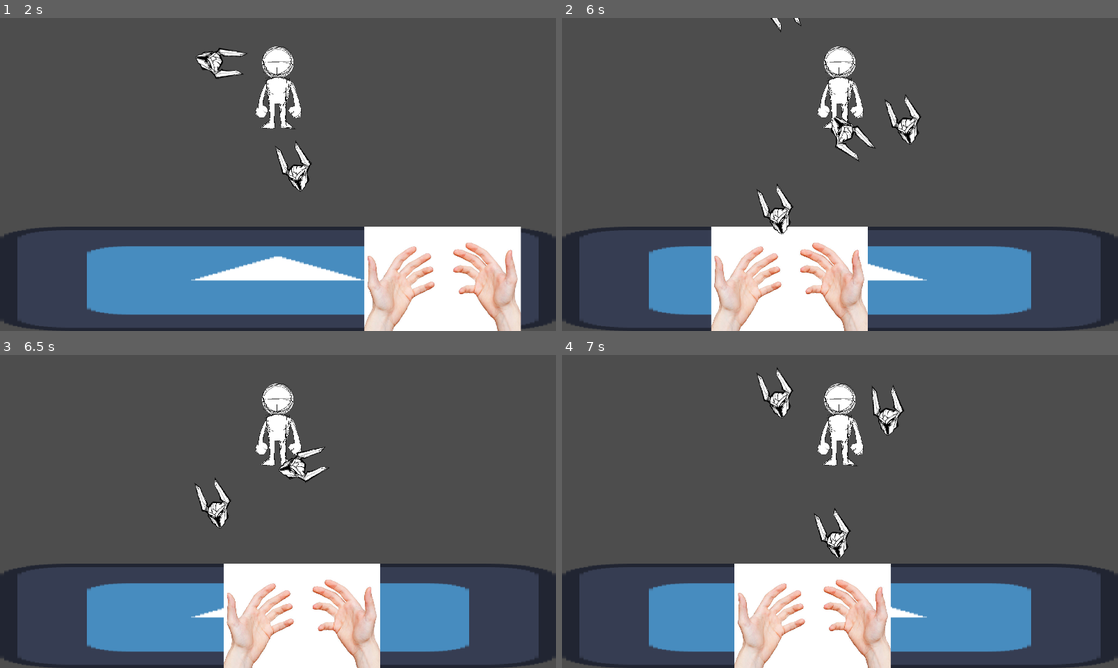
Above: before the commit, frames 1-4 (two rows, left to right).
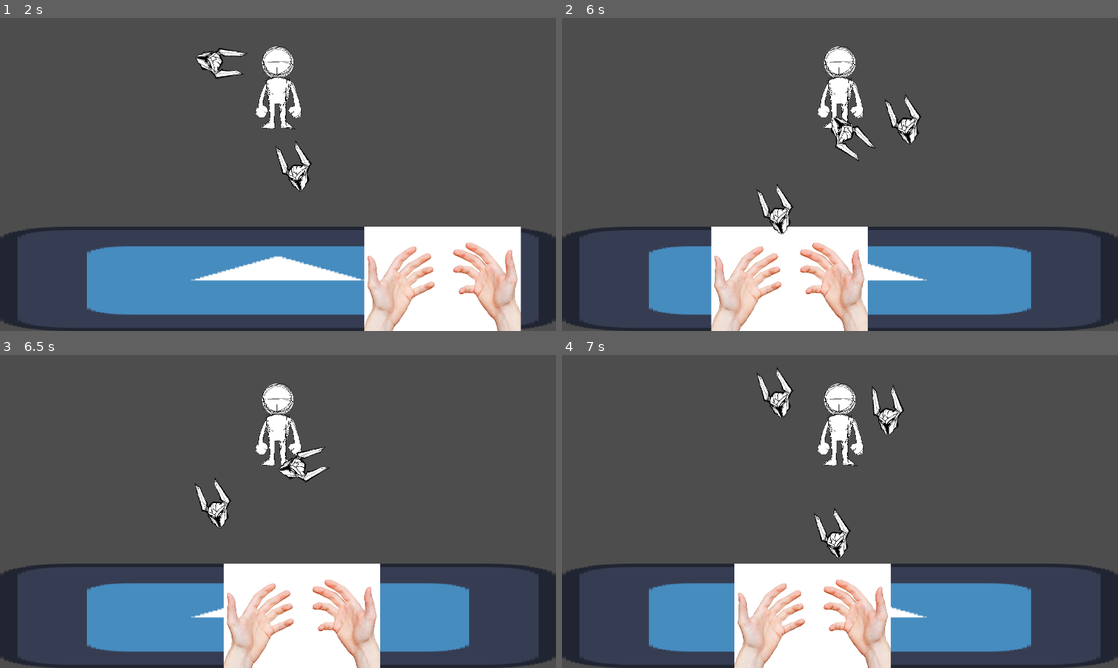
Above: after the commit, the same moments.

Repository: it64070101/funky-flask-flinging
Game: Godot game, scene res://nodes/test_scene.tscn
Two runs of this game, one before a commit and one after it. Both use one fixed random seed, a clock stepped at 60 frames per second and the inputs below. The engine's default icon, where the game draws it, is replaced by a stand-in: a white triangle on a blue panel in a dark square.
Inputs (mouse positions are in pixels of both pictures, inside the frame that each line leads up to):
- Up to frame 1 (2 s): tap Enter at 0.5 s; move the mouse to (250, 237) at 0.52 s; hold Right (ui_right) from 0.53 s (still down); click (250, 237) at 0.67 s; move the mouse to (444, 221) at 1.27 s; click (444, 221) at 1.42 s
- Up to frame 2 (6 s): move the mouse to (673, 127) at 2.02 s; release Right (ui_right) at 2.03 s; hold Left (ui_left) 2.03-4.28 s; click (673, 127) at 2.17 s; move the mouse to (867, 174) at 2.77 s; click (867, 174) at 2.92 s; move the mouse to (756, 96) at 3.52 s; click (756, 96) at 3.67 s; move the mouse to (962, 158) at 4.27 s; hold Right (ui_right) from 4.28 s (still down); click (962, 158) at 4.42 s; move the mouse to (728, 190) at 5.02 s; click (728, 190) at 5.17 s; move the mouse to (895, 105) at 5.77 s; click (895, 105) at 5.92 s
- Up to frame 3 (6.5 s): keep holding Right (ui_right)
- Up to frame 4 (7 s): keep holding Right (ui_right); move the mouse to (812, 574) at 6.52 s; click (812, 574) at 6.67 s

Frame 1 is identical in both runs. In frame 2, less than 0.1% of the frame differs, in the area x 37-56%, y 0-45%; in frame 3, less than 0.1%; in frame 4, less than 0.1%.

Commit message:
Update flask.gd

Diff:
--- a/nodes/flask.gd
+++ b/nodes/flask.gd
@@ -8,4 +8,6 @@
 
 # Called every frame. 'delta' is the elapsed time since the previous frame.
 func _process(delta):
-	pass
+	print(position.y)
+	if (position.y <= -10):
+		queue_free()
